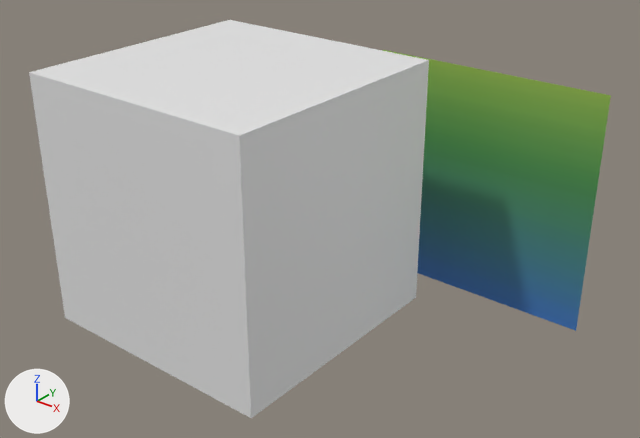
One commit to the glTF model gltf/uv.gltf: the scene before it, then after it.
Camera for both pictures: a 50 mm camera at (3.2, -6.1, 2.98) aimed at (-0.57, -1.38, 0.06). The lights are fixed; the arrows at lower left show +X, +Y and +Z. Vertices at the same position are counted once.

Before the edit, the objects in view are built like this:
```python
me_cube = bpy.data.meshes.new('Cube')
me_cube.from_pydata(...)  # a box spanning x -2.12..-0.12, y -2.68..-0.68, z -0.79..1.21
me_plane = bpy.data.meshes.new('Plane')
me_plane.from_pydata(...)  # 4 vertices, 2 faces; spans x -1.0..1.0, y 0.0, z -1.0..1.0
me_plane.materials.append(mat_material)  # picture img_lol
ob_cube = bpy.data.objects.new('Cube', me_cube)
ob_cube.location = (0.0, 0.0, 0.0)
ob_plane = bpy.data.objects.new('Plane', me_plane)
ob_plane.location = (0.0, 0.0, 0.0)
```
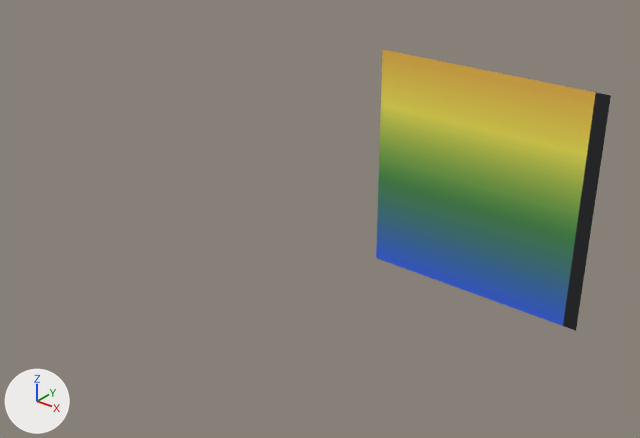
Pixel boxes [x1, y1, x2, y2] of what changed, in the pictures (640 x 438 px):
'Cube', deleted: before [29, 20, 429, 418]
part 1 of me_plane, surface changed: before [383, 50, 611, 331]; after [376, 50, 611, 331]

Edits to the bpy script that builds the scene:
```text
Change me_plane:
    where me_plane.from_pydata(...)  # 4 vertices, 2 faces; spans x -1.0..1.0, y 0.0, z -1.0..1.0
    used by ob_plane; location = (0.0, 0.0, 0.0)
    me_plane part 1: texture (UV) coordinates of 2 of 2 faces, centred in x -0.33..0.33, y 0.0, z -0.33..0.33, changed; they spanned u 0.23..0.77, v 0.27..0.54 and now span u 0.11..0.89, v 0.19..0.81
Remove ob_cube:
    ob_cube = bpy.data.objects.new('Cube', me_cube)
    ob_cube.location = (0.0, 0.0, 0.0)
```
